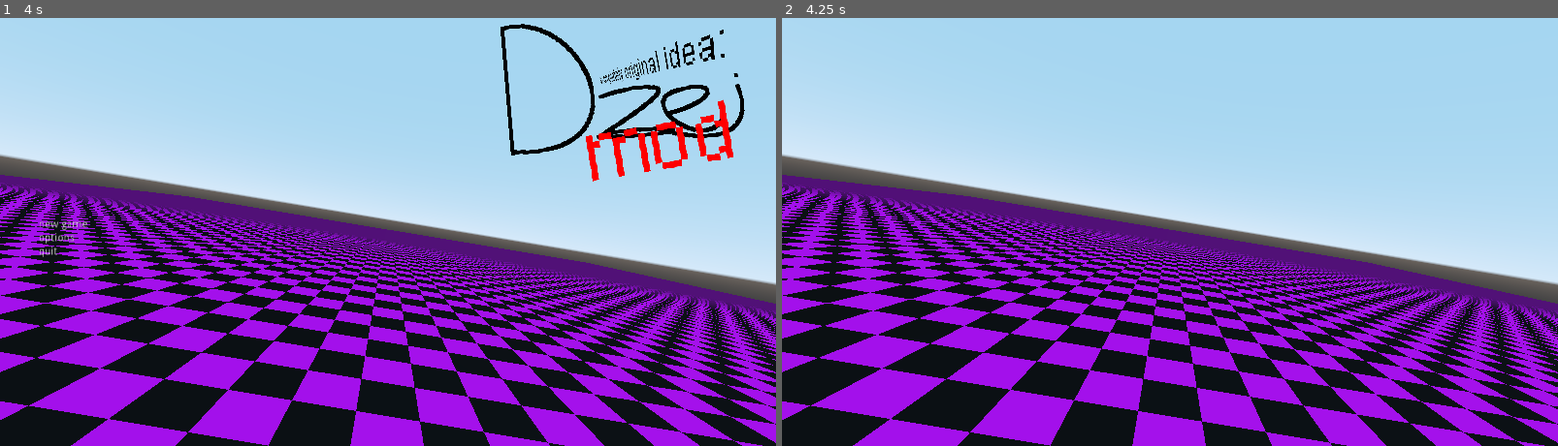
Above: before the commit, frames 1-2 (left to right).
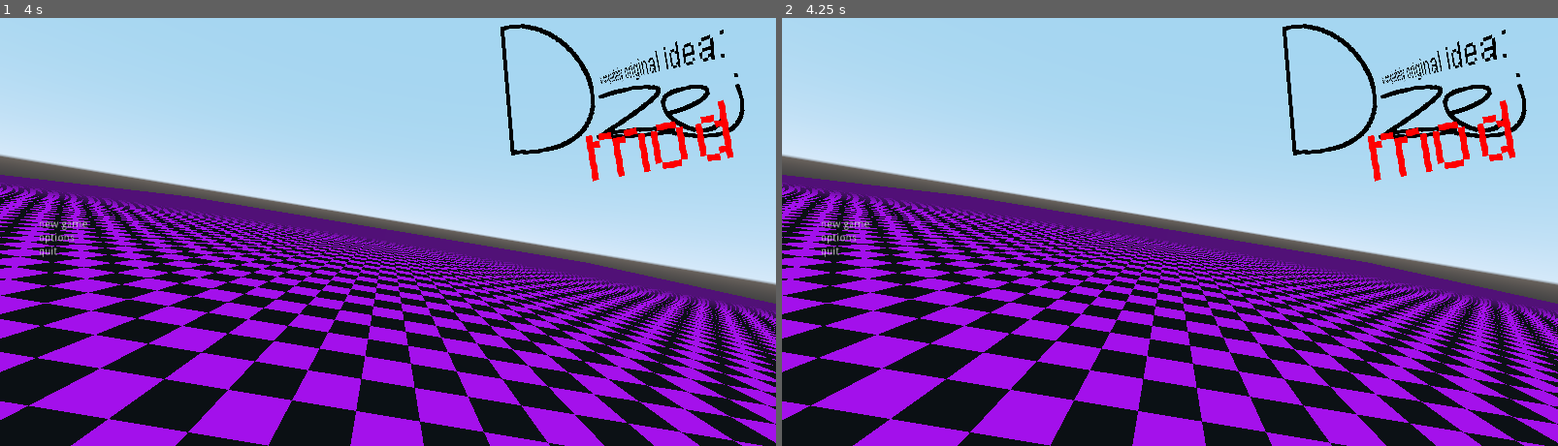
Above: after the commit, the same moments.

Repository: misleadingname/dzejmod
Game: Godot game, scene res://scenes/engine/backgroundmainmenu.tscn
Two runs of this game, one before a commit and one after it. Both use one fixed random seed, a clock stepped at 60 frames per second and the inputs below.
Inputs (mouse positions are in pixels of both pictures, inside the frame that each line leads up to):
- Up to frame 1 (4 s): tap Enter at 0.5, 2, 3.5 s; move the mouse to (558, 197) at 0.52 s; hold D (movement_right) 0.53-1.28 s; tap Space (movement_jump) at 0.77, 1.25, 1.52, 2.75, 3.02, 3.77 s; move the mouse to (232, 240) at 1.27 s; hold S (movement_backward) 1.28-2.03 s; move the mouse to (465, 120) at 2.02 s; hold D (movement_right) 2.03-2.78 s; move the mouse to (349, 309) at 2.77 s; hold W (movement_forward) 2.78-3.53 s; move the mouse to (620, 287) at 3.52 s; hold A (movement_left) from 3.53 s (still down)
- Up to frame 2 (4.25 s): keep holding A (movement_left); tap Escape (ui_cancel) at 4.15 s

Frame 1 is identical in both runs. In frame 2, 2.3% of the frame differs, in the area x 5-96%, y 1-56%.

Commit message:
bug fixes, botched implementation of a settings window

Diff:
--- a/project.godot
+++ b/project.godot
@@ -28,10 +28,11 @@
 
 dzej="*res://scripts/engine/globalscript.gd"
 con="*res://scripts/engine/concommands.gd"
+settings="*res://scripts/engine/globalsettings.gd"
 
 [display]
 
-window/stretch/mode="viewport"
+window/stretch/mode="2d"
 window/stretch/aspect="keep"
 
 [gui]
--- a/scenes/engine/mainmenu.tscn
+++ b/scenes/engine/mainmenu.tscn
@@ -1,9 +1,10 @@
-[gd_scene load_steps=5 format=2]
+[gd_scene load_steps=6 format=2]
 
 [ext_resource path="res://mat/ui/logo.png" type="Texture" id=1]
 [ext_resource path="res://scripts/engine/menuscript.gd" type="Script" id=2]
-[ext_resource path="res://sound/engine/buttonrollover.wav" type="AudioStream" id=3]
+[ext_resource path="res://sound/engine/ui_hover.wav" type="AudioStream" id=3]
 [ext_resource path="res://sound/engine/ui_click.wav" type="AudioStream" id=4]
+[ext_resource path="res://scenes/engine/settingsmenu.tscn" type="PackedScene" id=5]
 
 [node name="Control" type="Control"]
 anchor_right = 1.0
@@ -30,6 +31,7 @@
 
 [node name="buttonHover" type="AudioStreamPlayer" parent="VBoxContainer"]
 stream = ExtResource( 3 )
+volume_db = -10.0
 
 [node name="buttonClick" type="AudioStreamPlayer" parent="VBoxContainer"]
 stream = ExtResource( 4 )
@@ -63,8 +65,17 @@
 text = "quit"
 underline = 2
 
+[node name="Settings" parent="." instance=ExtResource( 5 )]
+anchor_right = 0.0
+anchor_bottom = 0.0
+margin_left = 51.2
+margin_top = 354.0
+margin_right = 150.2
+margin_bottom = 355.0
+
 [connection signal="mouse_entered" from="VBoxContainer/newgameButton" to="VBoxContainer" method="buttonHover"]
 [connection signal="pressed" from="VBoxContainer/newgameButton" to="VBoxContainer" method="_on_newgameButton_pressed"]
 [connection signal="mouse_entered" from="VBoxContainer/optionsButton" to="VBoxContainer" method="buttonHover"]
+[connection signal="pressed" from="VBoxContainer/optionsButton" to="VBoxContainer" method="_on_optionsButton_pressed"]
 [connection signal="mouse_entered" from="VBoxContainer/exitButton" to="VBoxContainer" method="buttonHover"]
 [connection signal="pressed" from="VBoxContainer/exitButton" to="VBoxContainer" method="_on_exitButton_pressed"]
--- a/scenes/engine/pausemenu.tscn
+++ b/scenes/engine/pausemenu.tscn
@@ -1,9 +1,10 @@
-[gd_scene load_steps=5 format=2]
+[gd_scene load_steps=6 format=2]
 
 [ext_resource path="res://mat/ui/logo.png" type="Texture" id=1]
 [ext_resource path="res://scripts/engine/menuscript.gd" type="Script" id=2]
-[ext_resource path="res://sound/engine/buttonrollover.wav" type="AudioStream" id=3]
+[ext_resource path="res://sound/engine/ui_hover.wav" type="AudioStream" id=3]
 [ext_resource path="res://sound/engine/ui_click.wav" type="AudioStream" id=4]
+[ext_resource path="res://scenes/engine/settingsmenu.tscn" type="PackedScene" id=5]
 
 [node name="Control" type="Control"]
 visible = false
@@ -36,6 +37,7 @@
 
 [node name="buttonHover" type="AudioStreamPlayer" parent="VBoxContainer"]
 stream = ExtResource( 3 )
+volume_db = -10.0
 
 [node name="buttonClick" type="AudioStreamPlayer" parent="VBoxContainer"]
 stream = ExtResource( 4 )
@@ -79,9 +81,12 @@
 text = "quit"
 underline = 2
 
+[node name="Settings" parent="." instance=ExtResource( 5 )]
+
 [connection signal="mouse_entered" from="VBoxContainer/resumeButton" to="VBoxContainer" method="buttonHover"]
 [connection signal="pressed" from="VBoxContainer/resumeButton" to="VBoxContainer" method="_on_resumeButton_pressed"]
 [connection signal="mouse_entered" from="VBoxContainer/optionsButton" to="VBoxContainer" method="buttonHover"]
+[connection signal="pressed" from="VBoxContainer/optionsButton" to="VBoxContainer" method="_on_optionsButton_pressed"]
 [connection signal="mouse_entered" from="VBoxContainer/disconnectButton" to="VBoxContainer" method="buttonHover"]
 [connection signal="pressed" from="VBoxContainer/disconnectButton" to="VBoxContainer" method="_on_disconnectButton_pressed"]
 [connection signal="mouse_entered" from="VBoxContainer/exitButton" to="VBoxContainer" method="buttonHover"]
--- /dev/null
+++ b/scenes/engine/settingsmenu.tscn
@@ -0,0 +1,89 @@
+[gd_scene load_steps=2 format=2]
+
+[ext_resource path="res://scripts/engine/settingsmenu.gd" type="Script" id=1]
+
+[node name="Settings" type="MarginContainer"]
+anchor_right = 1.0
+anchor_bottom = 1.0
+margin_left = 200.0
+margin_top = 50.0
+margin_right = -200.0
+margin_bottom = -50.0
+script = ExtResource( 1 )
+
+[node name="WindowDialog" type="WindowDialog" parent="."]
+visible = true
+margin_right = 624.0
+margin_bottom = 500.0
+window_title = "Settings"
+
+[node name="EntireContents" type="VBoxContainer" parent="WindowDialog"]
+anchor_left = 0.02
+anchor_top = 0.03
+anchor_right = 0.98
+anchor_bottom = 0.97
+
+[node name="SettingsContainer" type="VBoxContainer" parent="WindowDialog/EntireContents"]
+margin_right = 599.0
+margin_bottom = 446.0
+size_flags_vertical = 3
+
+[node name="Mouse" type="Label" parent="WindowDialog/EntireContents/SettingsContainer"]
+margin_right = 599.0
+margin_bottom = 14.0
+text = "Mouse sensitivity:"
+
+[node name="MouseSens" type="HSlider" parent="WindowDialog/EntireContents/SettingsContainer"]
+margin_top = 18.0
+margin_right = 599.0
+margin_bottom = 34.0
+min_value = 0.25
+max_value = 12.0
+step = 0.25
+value = 7.0
+tick_count = 6
+ticks_on_borders = true
+
+[node name="VideoSettings" type="Label" parent="WindowDialog/EntireContents/SettingsContainer"]
+margin_top = 38.0
+margin_right = 599.0
+margin_bottom = 52.0
+text = "Video Settings:"
+
+[node name="Fxaa" type="CheckButton" parent="WindowDialog/EntireContents/SettingsContainer"]
+margin_top = 56.0
+margin_right = 112.0
+margin_bottom = 96.0
+size_flags_horizontal = 0
+text = "Fxaa:"
+
+[node name="ConfirmationContainer" type="HBoxContainer" parent="WindowDialog/EntireContents"]
+margin_top = 450.0
+margin_right = 599.0
+margin_bottom = 470.0
+size_flags_horizontal = 3
+alignment = 1
+
+[node name="Cancel" type="Button" parent="WindowDialog/EntireContents/ConfirmationContainer"]
+margin_right = 197.0
+margin_bottom = 20.0
+size_flags_horizontal = 3
+text = "Cancel"
+
+[node name="Apply" type="Button" parent="WindowDialog/EntireContents/ConfirmationContainer"]
+margin_left = 201.0
+margin_right = 398.0
+margin_bottom = 20.0
+size_flags_horizontal = 3
+text = "Apply"
+
+[node name="Ok" type="Button" parent="WindowDialog/EntireContents/ConfirmationContainer"]
+margin_left = 402.0
+margin_right = 599.0
+margin_bottom = 20.0
+size_flags_horizontal = 3
+text = "Ok"
+
+[connection signal="pressed" from="WindowDialog/EntireContents/ConfirmationContainer/Cancel" to="." method="_on_Cancel_pressed"]
+[connection signal="pressed" from="WindowDialog/EntireContents/ConfirmationContainer/Apply" to="." method="_on_Apply_pressed"]
+[connection signal="pressed" from="WindowDialog/EntireContents/ConfirmationContainer/Ok" to="." method="_on_Ok_pressed"]
--- /dev/null
+++ b/scripts/engine/globalsettings.gd
@@ -0,0 +1,14 @@
+extends Node
+
+var all_settings : Dictionary = {
+	"fxaa": false,
+	"mouse_sens": 7.0
+}
+
+func apply_video_settings():
+	ProjectSettings.set_setting("rendering/quality/filters/use_fxaa", all_settings.get("fxaa"))
+	print("Fxaa: " + str(ProjectSettings.get_setting("rendering/quality/filters/use_fxaa")))
+	print("Mouse sens:" + str(all_settings.get("mouse_sens")))
+
+	#at the end
+	#ProjectSettings.save()
--- a/scripts/engine/menuscript.gd
+++ b/scripts/engine/menuscript.gd
@@ -2,6 +2,7 @@
 
 onready var hoverPlayer = $buttonHover
 onready var clickPlayer = $buttonClick
+onready var settings = get_parent().get_node("Settings")
 
 func buttonHover():
 	hoverPlayer.play()
@@ -40,9 +41,16 @@
 
 func _input(event):
 	if(event.is_action_pressed("ui_cancel")):
-		if(self.get_parent().visible):
+		if(self.get_parent().visible and get_parent().name != "mainmenu"):
+			print(get_parent().name)
 			self.get_parent().visible = false
 			dzej.lockMouse(true)
 		else:
 			self.get_parent().visible = true
 			dzej.lockMouse(false)
+
+
+func _on_optionsButton_pressed():
+	buttonClick()
+
+	settings.get_node("WindowDialog").popup()
--- /dev/null
+++ b/scripts/engine/settingsmenu.gd
@@ -0,0 +1,33 @@
+extends MarginContainer
+
+onready var window : Node = $WindowDialog
+
+onready var fxaa : Node = $WindowDialog/EntireContents/SettingsContainer/Fxaa
+onready var mouse_sens : Node = $WindowDialog/EntireContents/SettingsContainer/MouseSens
+
+func _ready():
+	#applies all stored settings found in the global settings, prob needs a better implementation by japan
+	fxaa.pressed = settings.all_settings.get("fxaa")
+	mouse_sens.value = settings.all_settings.get("mouse_sens")
+
+func _process(delta):
+	pass
+
+func apply_settings():
+	settings.all_settings["fxaa"] = fxaa.pressed
+	settings.all_settings["mouse_sens"] = mouse_sens.value
+
+
+func _on_Ok_pressed():
+	apply_settings()
+	settings.apply_video_settings()
+	window.hide()
+
+
+func _on_Apply_pressed():
+	apply_settings()
+	settings.apply_video_settings()
+
+
+func _on_Cancel_pressed():
+	window.hide()
--- a/scripts/playerController.gd
+++ b/scripts/playerController.gd
@@ -2,7 +2,7 @@
 
 class_name dzejPlayer
 
-const MOUSESENS = 7
+var MOUSESENS = 0
 
 export var moveSpeed : float = 4
 export var jumpForce : float = 4
@@ -29,10 +29,12 @@
 	dzej.lockMouse(true)
 
 func _process(delta):
-	rothelper.rotation_degrees.x -= mouseDelta.y * MOUSESENS * delta
-	rothelper.rotation_degrees.x = clamp(rothelper.rotation_degrees.x, -90, 90)
+	MOUSESENS = settings.all_settings.get("mouse_sens")
+	if Input.get_mouse_mode() == Input.MOUSE_MODE_CAPTURED:
+		rothelper.rotation_degrees.x -= mouseDelta.y * MOUSESENS * delta
+		rothelper.rotation_degrees.x = clamp(rothelper.rotation_degrees.x, -90, 90)
 
-	rotation_degrees.y -= mouseDelta.x * MOUSESENS * delta
+		rotation_degrees.y -= mouseDelta.x * MOUSESENS * delta
 
 	mouseDelta = Vector2()
 
Not shown, added: sound/engine/ui_hover.wav.import
Not shown, added: sound/engine/ui_hover.wav
